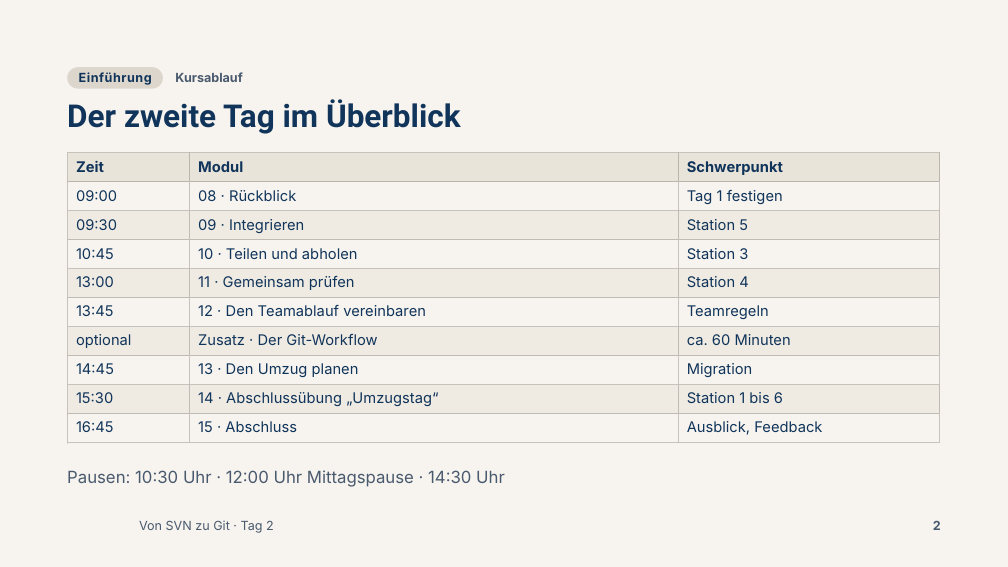
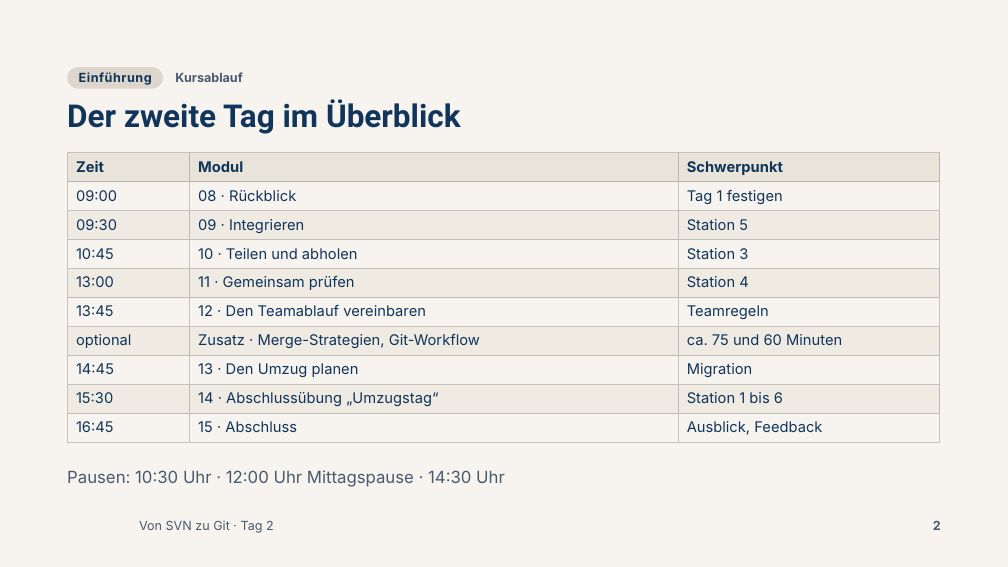
Before and after one commit to AndreasSchoenfeldUser/Von-SVN-zu-Git-Workshop, a slide deck: slide 2 of slides/pptx/tag2.pptx. Drawn at 1008x567 pixels with LibreOffice and Linux fonts; fonts in the diff are those of the drawing; background and template pictures are left out. Boxes give left, top, right and bottom in pixels: in the first picture for what was removed or moved away, otherwise in the second. Text is boxed around its words. In the diff, an @@ line names an element or a change of style, - is before the commit and + after.

```diff
--- a/slides/pptx/tag2.pptx
+++ b/slides/pptx/tag2.pptx
@@ table at bbox=[67, 153, 940, 439] @@
-row 7, column 2: Zusatz · Der Git-Workflow
+row 7, column 2: Zusatz · Merge-Strategien, Git-Workflow
-row 7, column 3: ca. 60 Minuten
+row 7, column 3: ca. 75 und 60 Minuten
```
Also in this commit, not shown: 16 slides added, 44 other files.
